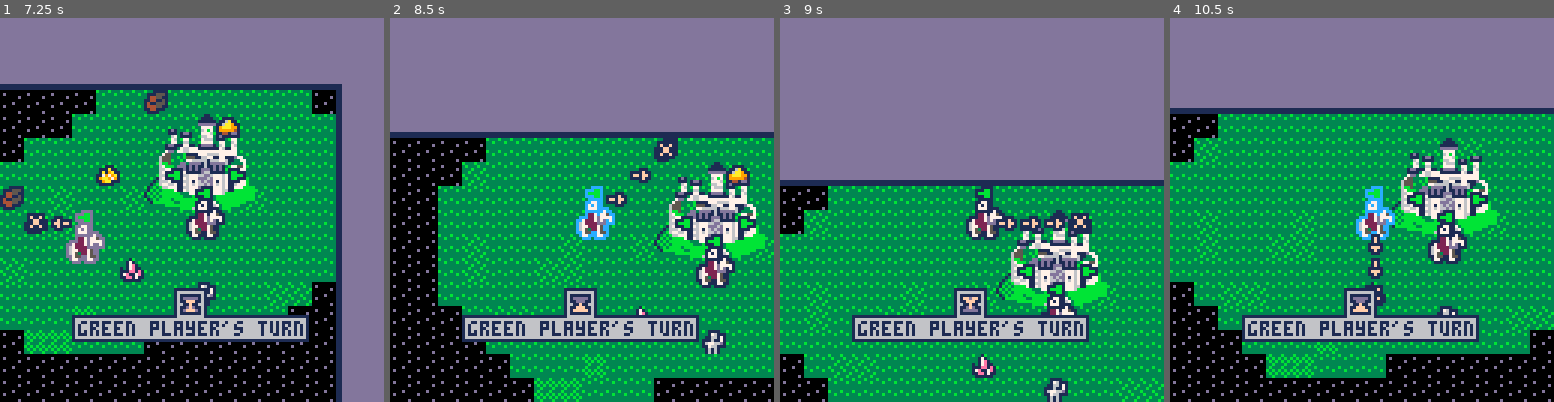
Above: before the commit, frames 1-4 (left to right).
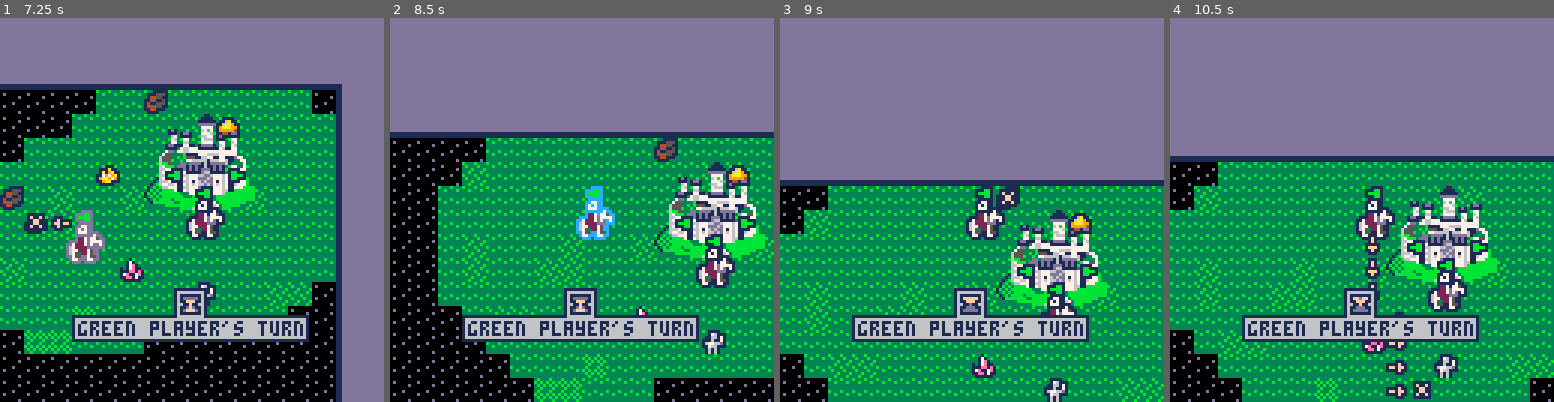
Above: after the commit, the same moments.

Repository: pvan/pico8
Game: PICO-8 cartridge heroes.p8
The game is run twice, just before and just after one commit, with the same random seed, the same clock (stepped at 60 frames per second) and the same inputs.
Inputs:
- Up to frame 1 (7.25 s): tap O (Z key) at 0.33, 0.7, 1.43, 2.22, 3.1, 3.98, 4.87, 5.75, 6.63 s; tap X (X key) at 1.07, 2.07, 2.4, 2.73, 3.07, 3.4, 3.73, 4.07, 4.4, 4.73, 5.07, 5.4, 5.73, 6.07, 6.4, 6.73, 7.07 s; hold Left 1.97-2.37 s; hold Down 2.42-2.82 s; hold Right 2.87-3.53 s; hold Up 3.58-4.08 s; hold Right 4.13-4.53 s; hold Down 4.58-5.08 s; hold Left 5.13-5.8 s; hold Up 5.85-6.18 s; hold Left 6.23-6.63 s; hold Down 6.68-7.08 s; hold Right from 7.13 s (still down)
- Up to frame 2 (8.5 s): tap X (X key) every 0.33 s from 7.4 to 8.4 s; tap O (Z key) at 7.52, 8.4 s; release Right at 7.8 s; hold Up 7.85-8.35 s; hold Right from 8.4 s (still down)
- Up to frame 3 (9 s): tap X (X key) at 8.73 s; release Right at 8.8 s; hold Down from 8.85 s (still down)
- Up to frame 4 (10.5 s): tap X (X key) every 0.33 s from 9.07 to 10.4 s; tap O (Z key) at 9.28, 10.17 s; release Down at 9.35 s; hold Left 9.4-10.07 s; hold Up 10.12-10.45 s

Frame 1 is identical in both runs. In frame 2, 0.5% of the frame differs, in the area x 47-75%, y 32-77%; in frame 3, 0.9%; in frame 4, 36%, in the area x 0-100%, y 23-100%.

Commit message:
heroes: ai: treat obj/fog as equal priority target
previously fog was only considered if no visible objects
instead ai will now evaluate them on equal footing,
just using the distance/value calculation to pick a target

should make ai only move as close as needed to reveal fog,
rather than move all the way to the fog itself

Diff:
--- a/heroes.p8
+++ b/heroes.p8
@@ -6,6 +6,9 @@
 --player ai todos:
 ---improve fog-reveal ai:
 --  -maybe ai (harder difficulty?) can see whole map?
+--  -balance fog/objs
+--  -balance multiple heroes
+--  -when revealing fog, only move as close as needed to reveal it
 ---only battle if ai thinks it can win
 ---evaluate when to pickup units and how to distribute them
 
@@ -564,7 +567,7 @@
    local blacklist={}
    ::search_for_obj::
 
-   --find new target
+   --1. find closest object
 	  local min_dist=0x7fff --max signed int
 	  local target=nil
    for t in all(things) do
@@ -574,7 +577,7 @@
     and not g(cp.fog,t)
     and t!=ltarget
     then
-	    --todo: eval targets by value
+	    --todo: eval targets by value?
 	    --todo: euclidean dist?
 	    local dist=map_dist(h,t)
 	    if dist<min_dist then
@@ -584,97 +587,63 @@
 	   end
    end
 
---   --debug blacklist
---	  if target!=nil then
---	   rectfill2(18,8,16,16,6)
---	   print(target.x.." "..target.y,18,8,0)
---	  end
---	  y=0
---	  for pa in all(blacklist) do
---	   rectfill2(31,8+y,16,16,6)
---	   print(pa.x.." "..pa.y,32,8+y,0)
---	   y+=8
---	  end
-
-
-   --reveal fog if nothing else
-   if target==nil then
---    cls()
---    stop("nil target")
-
---    local min_dist=0x7fff
-    visible={}
---    local chosen=nil
-    do_grid(tilesw-1,function(p)
-     if not g(cp.fog,p)
-     and not has2(blacklist,p)
-     then
-      --only use spots adjacent to fog
-      --todo: if no fog, need new method
-      for d in all(cardinal) do
---       local point=ptadd(p,d)
---       local thisdist=map_dist(h,point)
---       if g(cp.fog,point) then
-       if g(cp.fog,ptadd(p,d)) then
---        if thisdist<min_dist then
---         min_dist=thisdist
---         chosen=p
-         add(visible,p)
-         break --only bother with first adjacent fog square
---        end
-       end
+   --if no obj,
+   --target will be nil
+   --at this point
+
+   --2. build list of fog frontier
+   local fog_edge={}
+   do_grid(tilesw-1,function(p)
+    if not g(cp.fog,p)
+    and not has2(blacklist,p)
+    then
+     --only use spots adjacent to fog
+     for d in all(cardinal) do
+      if g(cp.fog,ptadd(p,d)) then
+       add(fog_edge,p)
+       break --only bother with first adjacent fog square
       end
      end
-    end)
-
-    local min_dist=0x7fff
-    for vis in all(visible) do
---     local dist=map_dist(h,vis)
-     local dist=0
-     for piece in all(cp.castles) do
-      dist+=map_dist(piece,vis)
-     end
-     if dist<min_dist
-     and not has(blacklist,vis) --could blacklist points too
-     then
-      min_dist=dist
-      target=vis
-     end
     end
-
---    --debug view frontier
---    cam=sel
---    cls()
---    vp=cp
---    map_draw()
--- 	  camera(cam.x*8-64,cam.y*8-64)
---    for vis in all(visible) do
---     spr(205,vis.x*8,vis.y*8)
---    end
---    spr(233,target.x*8,target.y*8)
---    camera()
---    print(pathcount,32,0)
---    stop()
-
---    stop("here",0,64)
---    target=chosen
---    target=visible[
---     rnd_bw(1,#visible)]
+   end)
+
+   --3. compare all fog spots
+   --to previously closest obj
+
+   --note we inherit
+   --target / min_dist
+   --from above
+   --(their value here is important)
+   for spot in all(fog_edge) do
+    local dist=0
+    for piece in all(cp.castles) do
+     dist+=map_dist(piece,spot)
+--          *map_dist(piece,spot)
+    end
+    if dist<min_dist
+    --don't need blacklist check
+    --here because we check when
+    --creating fog_edge list
+--    and not has2(blacklist,spot) --could blacklist points too
+    then
+     min_dist=dist
+     target=spot
+    end
    end
 
    --in case no fog to reveal
    --and no objs to go to
    if target==nil then
---    cls()
---    stop("castle target")
+    cls(7)
+    stop("castle target")
 
     --todo:pick better default?
     target=cp.castles[1]
    end
 
    if target==ltarget then
---    cls()
---    stop("same target?")
+    cls(7)
+    stop("same target?")
 
     --if same target,
     --at this point,
@@ -707,10 +676,6 @@
     --if can't path to obj,
     --blacklist it and search again
     add(blacklist,target)
-    --debug blacklist count
---    rectfill2(22,0,8,8,6)
---    print(#blacklist,22,0,1)
---    flip()
     goto search_for_obj
    end
 
@@ -990,7 +955,7 @@
 
    rectfill2(58,90,11,9,1)
    rectfill2(59,91,9,9,6)
-   spr(248+flash(6,5),60,92)
+   spr(247+flash(8,4),60,92)
 
 	  return
 	 end
@@ -1893,7 +1858,10 @@
  found_goal = false
 
  while #frontier>0 do
-  if (#frontier>100) stop("a* frontier explosion")
+  if #frontier>1000 then
+   cls()
+   stop("a* frontier explosion")
+  end
 
   --[1] drops the priority
   local c=pop(frontier)[1]
@@ -4170,13 +4138,13 @@
 0000000000000000449944911999994100000000000000000000001111dd11100000000016666611000000000000000000000000000000000000000000000000
 00000000000000001499999111444411000000000000000000000111111111000000000011616110000000000000000000000000000000000000000000000000
 00000000000000001111111101111110000000000000000000000000000000000000000001111100000000000000000000000000000000000000000000000000
-00000000000000000000000000010000000000000000000000000000000000000000000011111110111111101111111011111110111111101111111000000000
-0000000000000000000111000017100000000000000000000000000000000000000000001fffff101ffdff101fdddf101ddddd101ddddd101ddddd1000000000
-00000000000000000111a1100017e100000000000000000000000000000000000000000011fff11011fff11011fff11011fff11011ddd11011ddd11000000000
-000000000000000001a19a111017e1100000000000000000000000000000000000000000011d1100011f1100011f1100011f1100011f1100011d110000000000
-0000000000000000117979a1111ee1e1000000000000000000000000000000000000000011ddd11011dfd11011dfd11011dfd11011fff11011fff11000000000
-000000000000000019aa979117e117e100000000000000000000000000000000000000001ddddd101ddddd101ddfdd101dfffd101fffff101fffff1000000000
-0000000000000000119aa11111ee1711000000000000000000000000000000000000000011111110111111101111111011111110111111101111111000000000
+00000000000000000000000000010000000000000000000000000000000000001111111011111110111111101111111011111110111111101111111011111110
+00000000000000000001110000171000000000000000000000000000000000001fffff101ffdff101fdddf101ddddd101ddddd101ddddd101ddddd101ddddd10
+00000000000000000111a1100017e1000000000000000000000000000000000011fff11011fff11011fff11011fff11011fff11011fdf11011ddd11011ddd110
+000000000000000001a19a111017e11000000000000000000000000000000000011d1100011f1100011f1100011f1100011f1100011f1100011f1100011d1100
+0000000000000000117979a1111ee1e10000000000000000000000000000000011ddd11011ddd11011dfd11011dfd11011dfd11011fff11011fff11011fff110
+000000000000000019aa979117e117e1000000000000000000000000000000001ddddd101ddddd101ddddd101ddfdd101dfffd101dfffd101fffff101fffff10
+0000000000000000119aa11111ee1711000000000000000000000000000000001111111011111110111111101111111011111110111111101111111011111110
 00000000000000000111110001111110000000000000000000000000000000000000000000000000000000000000000000000000000000000000000000000000
 __gff__
 0000000000000000000000000000000000000000000000000000000000000000000000000000000000000000000000000000000000000000000000000000000001010000000000000000000000000000000100000000000000000000000000000000000000000000000000000000000000000000000000000000000000000000
